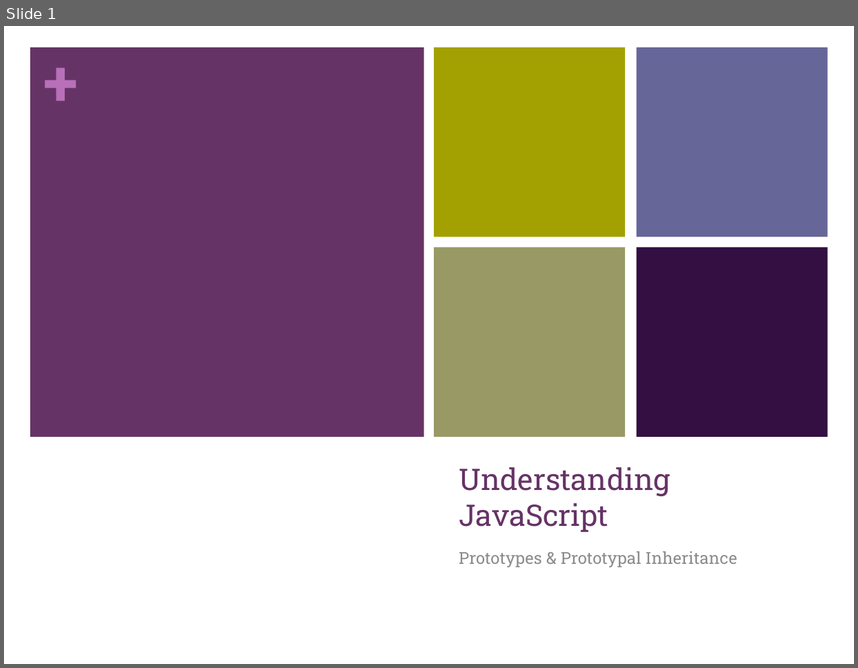
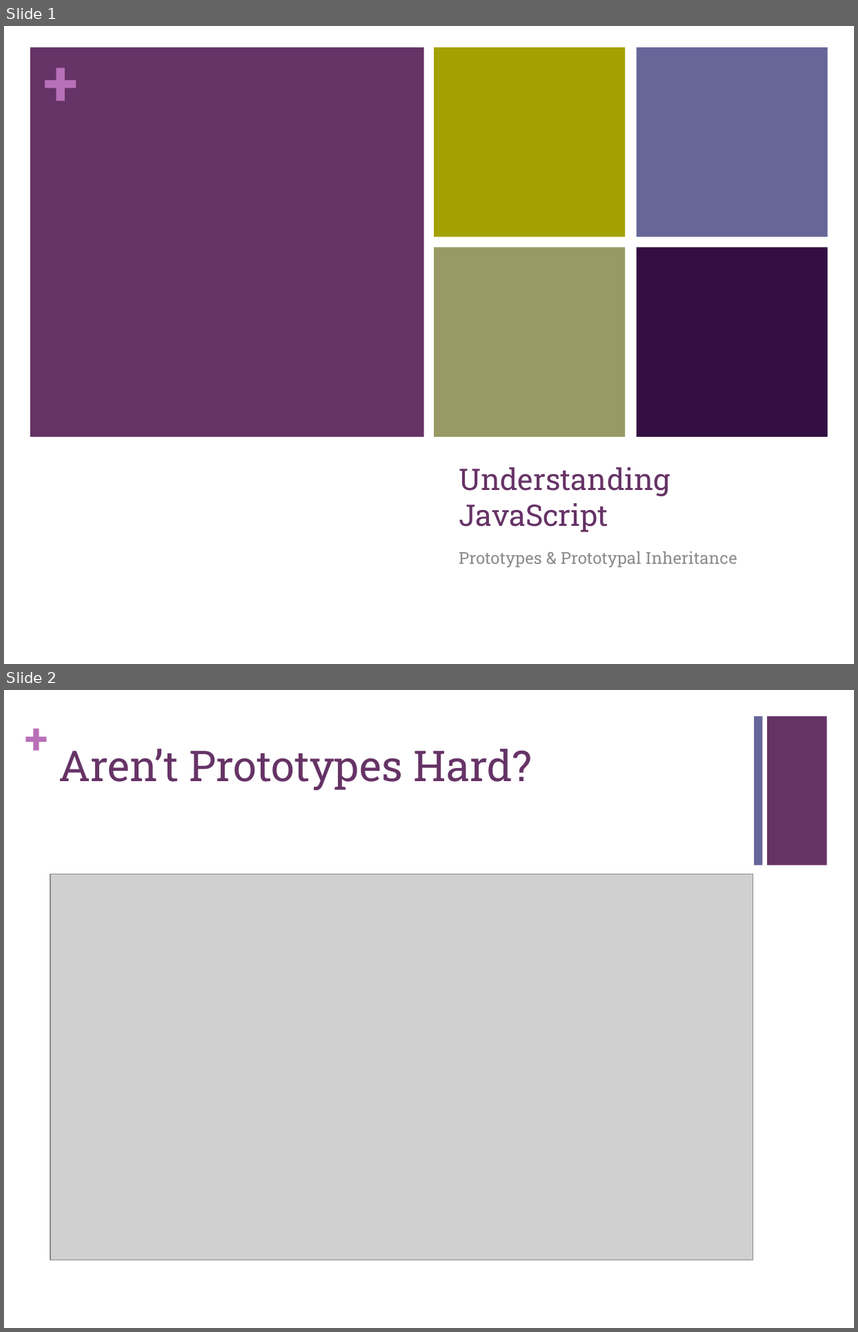
Before and after one commit to guyroyse/javascript-class, a slide deck: javascript/prototypes/Prototypal Inheritance.pptx. Shown one above the other, each under a label of ours: slide 1 before the commit, slides 1 and 2 after it. The pictures are 858x668 and 858x1332 pixels, drawn with LibreOffice and Linux fonts; fonts in the diff are those of the drawing; grey boxes stand for pictures. Boxes give left, top, right and bottom in pixels: in the first picture for what was removed or moved away, otherwise in the second. Text is boxed around its words. In the diff, an @@ line names an element or a change of style, - is before the commit and + after.

Commit message:
Added prototype lab and completed presentation, deleted stray files

```diff
--- a/javascript/prototypes/Prototypal Inheritance.pptx
+++ b/javascript/prototypes/Prototypal Inheritance.pptx
@@ slide 2 added at bbox=[4, 690, 854, 1328], background #FFFFFF @@
@@ text added at bbox=[25, 711, 49, 763], 36 pt, text #B870B8, bold @@
++
@@ rectangle added at bbox=[754, 716, 762, 865], fill #666699 @@
@@ rectangle added at bbox=[767, 716, 827, 865], fill #663366 @@
@@ title added at bbox=[59, 749, 533, 790], 36 pt, text #663366 @@
+Aren’t Prototypes Hard?
@@ picture added at bbox=[51, 874, 753, 1259] @@
```
Also in this commit, not shown: 7 other slides added, 11 other files.
